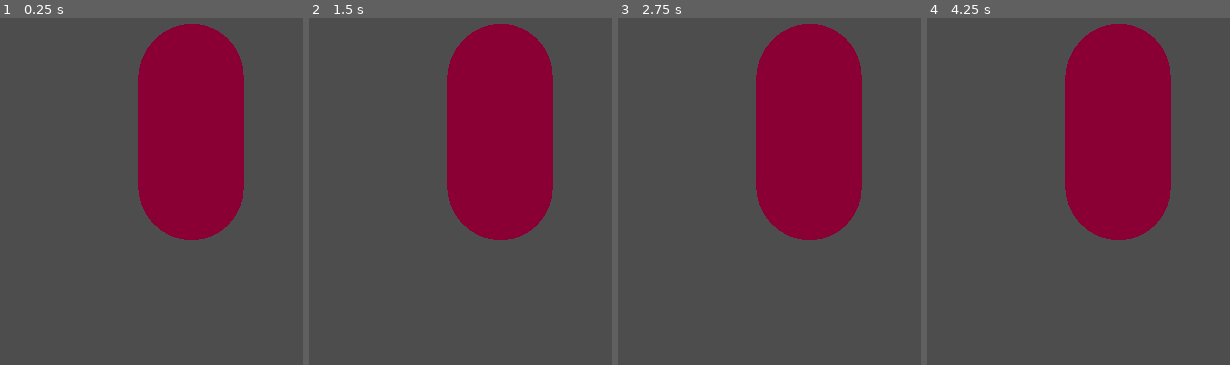
Above: before the commit, frames 1-4 (left to right).
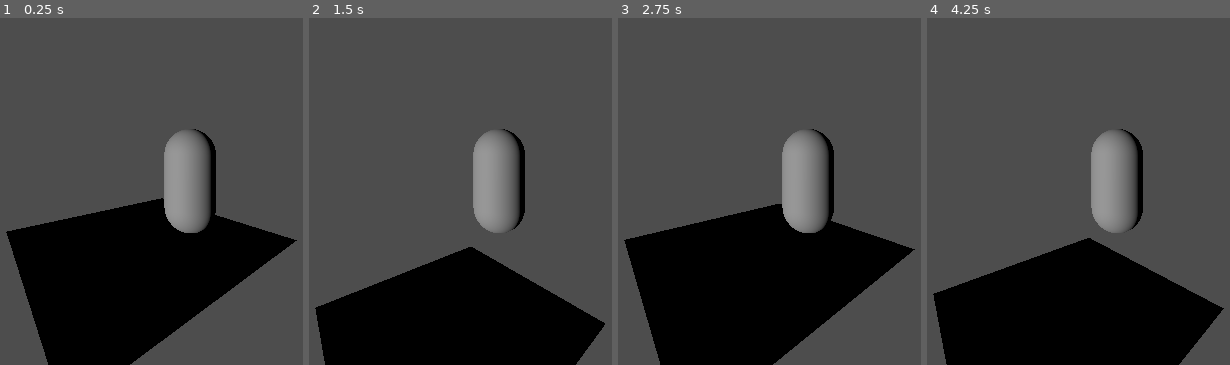
Above: after the commit, the same moments.

Repository: MayhemK/Climb
Game: Godot game, scene res://Scenes/game.tscn
Same seed, same stepped clock (60 frames per second), same inputs: the game is played once before the commit and once after it.
Inputs:
- Up to frame 1 (0.25 s): no input
- Up to frame 2 (1.5 s): tap Enter (ui_accept) at 0.5, 0.6 s; hold Right (ui_right) 0.53-1.28 s; tap Space (jump, bound only after the commit) at 0.77, 0.8, 1.07, 1.35 s; hold Down (ui_down) from 1.28 s (still down)
- Up to frame 3 (2.75 s): tap Space (jump, bound only after the commit) at 1.52, 1.82, 2.3 s; tap Enter (ui_accept) at 1.55, 2.1 s; release Down (ui_down) at 2.03 s; hold Right (ui_right) from 2.03 s (still down)
- Up to frame 4 (4.25 s): release Right (ui_right) at 2.78 s; hold Up (ui_up) 2.78-3.53 s; tap Enter (ui_accept) at 2.85 s; tap Space (jump, bound only after the commit) at 3.02, 3.32, 3.6, 3.77, 4.07 s; hold Left (ui_left) from 3.53 s (still down)

The runs differ from the first frame. In frame 1, 46% of the frame differs, in the area x 1-99%, y 1-100%; in frame 2, 42%; in frame 3, 47%; in frame 4, 44%.

Commit message:
forming a person, add light

Diff:
--- a/Scenes/MainCharacter.tscn
+++ b/Scenes/MainCharacter.tscn
@@ -1,21 +1,21 @@
 [gd_scene load_steps=5 format=3 uid="uid://70lyva0gq0iq"]
 
 [ext_resource type="Script" uid="uid://dar8gibp146o8" path="res://Scripts/character_body_3d.gd" id="1_li8uu"]
-
-[sub_resource type="CapsuleShape3D" id="CapsuleShape3D_m1j4b"]
 
 [sub_resource type="CapsuleMesh" id="CapsuleMesh_ffy1q"]
 
 [sub_resource type="Skin" id="Skin_se01g"]
 
+[sub_resource type="CapsuleShape3D" id="CapsuleShape3D_m1j4b"]
+
 [node name="CharacterBody3D" type="CharacterBody3D"]
 script = ExtResource("1_li8uu")
 
-[node name="CollisionShape3D" type="CollisionShape3D" parent="."]
-transform = Transform3D(1, 0, 0, 0, 1, 0, 0, 0, 1, 0, 0.9924773, 0)
-shape = SubResource("CapsuleShape3D_m1j4b")
-
 [node name="MeshInstance3D" type="MeshInstance3D" parent="."]
-transform = Transform3D(1, 0, 0, 0, 1, 0, 0, 0, 1, 0, 0.98038423, 0)
+transform = Transform3D(0.5, 0, 0, 0, 0.5, 0, 0, 0, 0.5, 0, 0.52010465, 0)
 mesh = SubResource("CapsuleMesh_ffy1q")
 skin = SubResource("Skin_se01g")
+
+[node name="CollisionShape3D" type="CollisionShape3D" parent="."]
+transform = Transform3D(0.5, 0, 0, 0, 0.5, 0, 0, 0, 0.5, 0, 0.52247405, 0)
+shape = SubResource("CapsuleShape3D_m1j4b")
--- a/Scenes/game.tscn
+++ b/Scenes/game.tscn
@@ -1,15 +1,29 @@
-[gd_scene load_steps=3 format=3 uid="uid://cqtga61jj8rv0"]
+[gd_scene load_steps=7 format=3 uid="uid://cqtga61jj8rv0"]
 
 [ext_resource type="PackedScene" uid="uid://70lyva0gq0iq" path="res://Scenes/MainCharacter.tscn" id="1_ebmjs"]
 
+[sub_resource type="Sky" id="Sky_ebmjs"]
+
 [sub_resource type="Environment" id="Environment_mwb40"]
+sky = SubResource("Sky_ebmjs")
 ambient_light_source = 3
 ambient_light_color = Color(1, 0, 0.40784314, 1)
+reflected_light_source = 2
+
+[sub_resource type="PhysicsMaterial" id="PhysicsMaterial_ebmjs"]
+
+[sub_resource type="PlaneMesh" id="PlaneMesh_ebmjs"]
+
+[sub_resource type="BoxShape3D" id="BoxShape3D_ebmjs"]
+size = Vector3(13.741943, 1.1392212, 12.708008)
 
 [node name="Node3D" type="Node3D"]
 
 [node name="WorldEnvironment" type="WorldEnvironment" parent="."]
 environment = SubResource("Environment_mwb40")
+
+[node name="DirectionalLight3D" type="DirectionalLight3D" parent="."]
+transform = Transform3D(-0.06975648, 0, 0.9975641, 0, 1, 0, -0.9975641, 0, -0.06975648, 0, 0, 0)
 
 [node name="CharacterBody3D" parent="." instance=ExtResource("1_ebmjs")]
 transform = Transform3D(1, 0, 0, 0, 1, 0, 0, 0, 1, -0.09282839, 0, 0.0031051636)
@@ -17,3 +31,14 @@
 [node name="Camera3D" type="Camera3D" parent="CharacterBody3D"]
 transform = Transform3D(-0.75470966, 0, 0.65605897, 0, 1, 0, -0.65605897, 0, -0.75470966, 1.5648816, 0.90632886, -1.5406312)
 fov = 90.0
+
+[node name="Floor" type="StaticBody3D" parent="."]
+physics_material_override = SubResource("PhysicsMaterial_ebmjs")
+
+[node name="FloorMesh" type="MeshInstance3D" parent="Floor"]
+transform = Transform3D(1, 0, 0, 0, 1, 0, 0, 0, 1, 0.25214803, 0.022124171, 0.27184403)
+mesh = SubResource("PlaneMesh_ebmjs")
+
+[node name="FloorCollision" type="CollisionShape3D" parent="Floor"]
+transform = Transform3D(1, 0, 0, 0, 1, 0, 0, 0, 1, 0.015632272, -0.51187134, -1.3686523)
+shape = SubResource("BoxShape3D_ebmjs")
--- a/Scripts/character_body_3d.gd
+++ b/Scripts/character_body_3d.gd
@@ -11,12 +11,12 @@
 		velocity += get_gravity() * delta
 
 	# Handle jump.
-	if Input.is_action_just_pressed("ui_accept") and is_on_floor():
+	if Input.is_action_just_pressed("jump") and is_on_floor():
 		velocity.y = JUMP_VELOCITY
 
 	# Get the input direction and handle the movement/deceleration.
 	# As good practice, you should replace UI actions with custom gameplay actions.
-	var input_dir := Input.get_vector("ui_left", "ui_right", "ui_up", "ui_down")
+	var input_dir := Input.get_vector("step_left", "step_right", "walk_forward", "walk_back")
 	var direction := (transform.basis * Vector3(input_dir.x, 0, input_dir.y)).normalized()
 	if direction:
 		velocity.x = direction.x * SPEED
--- a/project.godot
+++ b/project.godot
@@ -15,6 +15,38 @@
 config/features=PackedStringArray("4.5", "Mobile")
 config/icon="res://icon.svg"
 
+[input]
+
+walk_forward={
+"deadzone": 0.2,
+"events": [Object(InputEventKey,"resource_local_to_scene":false,"resource_name":"","device":0,"window_id":0,"alt_pressed":false,"shift_pressed":false,"ctrl_pressed":false,"meta_pressed":false,"pressed":false,"keycode":0,"physical_keycode":87,"key_label":0,"unicode":0,"location":0,"echo":false,"script":null)
+]
+}
+walk_back={
+"deadzone": 0.2,
+"events": [Object(InputEventKey,"resource_local_to_scene":false,"resource_name":"","device":-1,"window_id":0,"alt_pressed":false,"shift_pressed":false,"ctrl_pressed":false,"meta_pressed":false,"pressed":false,"keycode":0,"physical_keycode":83,"key_label":0,"unicode":115,"location":0,"echo":false,"script":null)
+]
+}
+step_left={
+"deadzone": 0.2,
+"events": [Object(InputEventKey,"resource_local_to_scene":false,"resource_name":"","device":-1,"window_id":0,"alt_pressed":false,"shift_pressed":false,"ctrl_pressed":false,"meta_pressed":false,"pressed":false,"keycode":0,"physical_keycode":65,"key_label":0,"unicode":97,"location":0,"echo":false,"script":null)
+]
+}
+step_right={
+"deadzone": 0.2,
+"events": [Object(InputEventKey,"resource_local_to_scene":false,"resource_name":"","device":-1,"window_id":0,"alt_pressed":false,"shift_pressed":false,"ctrl_pressed":false,"meta_pressed":false,"pressed":false,"keycode":0,"physical_keycode":68,"key_label":0,"unicode":100,"location":0,"echo":false,"script":null)
+]
+}
+jump={
+"deadzone": 0.2,
+"events": [Object(InputEventKey,"resource_local_to_scene":false,"resource_name":"","device":-1,"window_id":0,"alt_pressed":false,"shift_pressed":false,"ctrl_pressed":false,"meta_pressed":false,"pressed":false,"keycode":0,"physical_keycode":32,"key_label":0,"unicode":32,"location":0,"echo":false,"script":null)
+]
+}
+look={
+"deadzone": 0.2,
+"events": []
+}
+
 [rendering]
 
 renderer/rendering_method="mobile"
